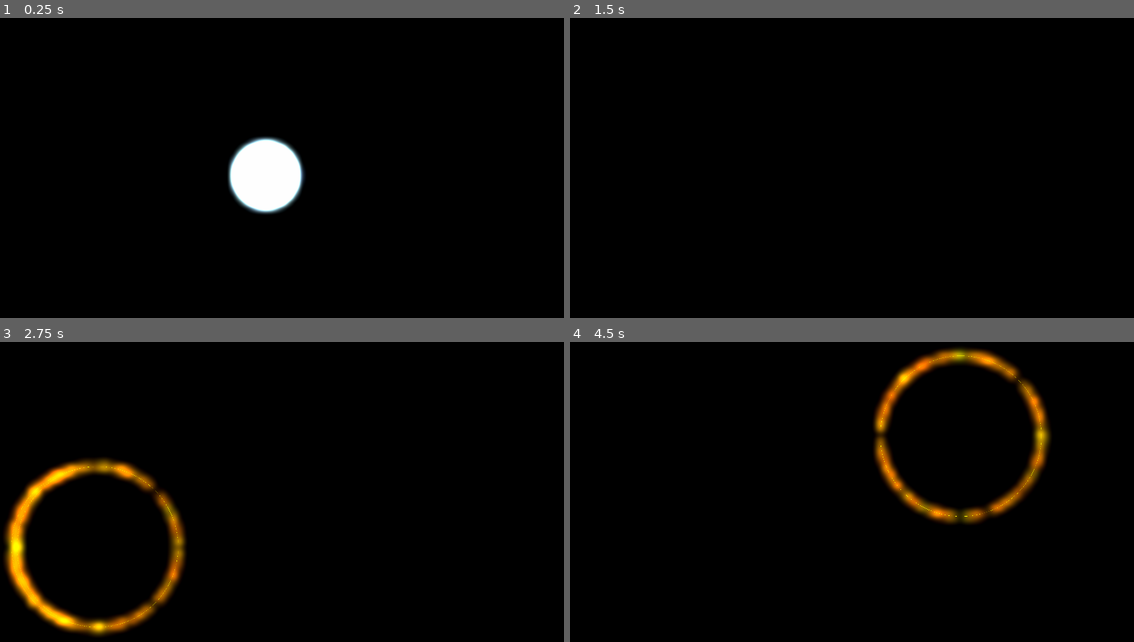
Above: before the commit, frames 1-4 (two rows, left to right).
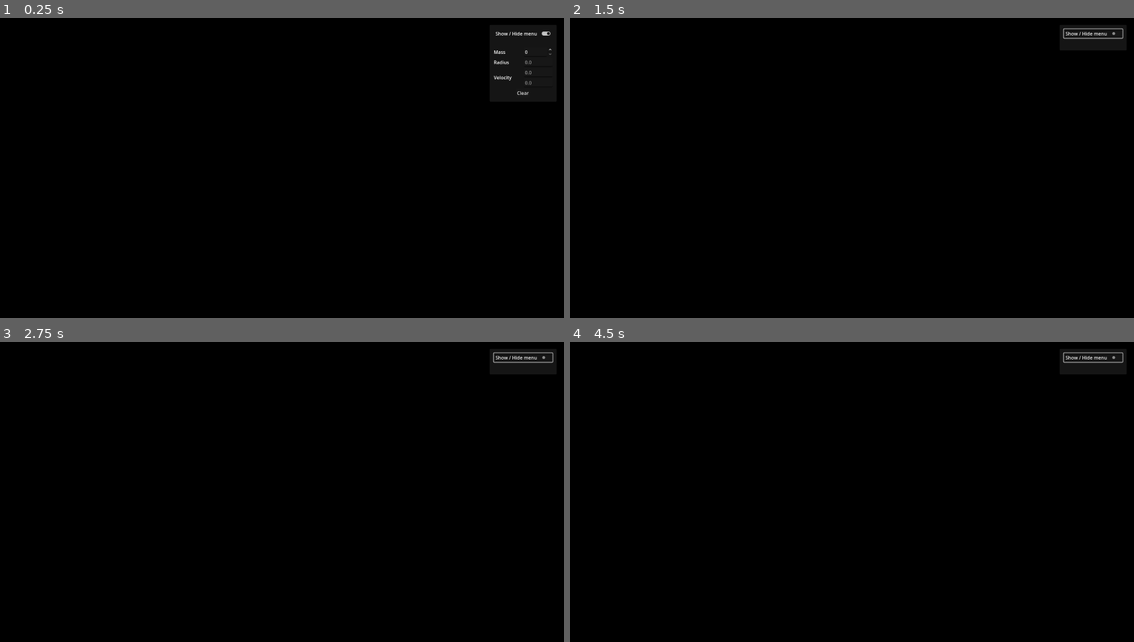
Above: after the commit, the same moments.

Repository: gurung-pawan/gravity
Game: Godot game, scene res://scenes/game.tscn
The game is run twice, just before and just after one commit, with the same random seed, the same clock (stepped at 60 frames per second) and the same inputs.
Inputs (mouse positions are in pixels of both pictures, inside the frame that each line leads up to):
- Up to frame 1 (0.25 s): no input
- Up to frame 2 (1.5 s): click (1094, 33) at 0.5 s, where only the run after the commit has a clickable "Show / Hide menu"; move the mouse to (976, 159) at 1.27 s; click (976, 159) at 1.42 s
- Up to frame 3 (2.75 s): drag from (169, 516) to (253, 564) at 2.02 s
- Up to frame 4 (4.5 s): move the mouse to (908, 429) at 2.77 s; click (908, 429) at 2.92 s; drag from (823, 564) to (682, 453) at 3.52 s; move the mouse to (1021, 546) at 4.27 s; click (1021, 546) at 4.42 s

The runs differ from the first frame. In frame 1, 3.1% of the frame differs, in the area x 40-98%, y 4-66%; in frame 2, 0.2%; in frame 3, 5.6%, in the area x 0-99%, y 3-99%; in frame 4, 5.0%.

Commit message:
Quality improvements

Diff:
--- a/backend/Physics.gd
+++ b/backend/Physics.gd
@@ -1,4 +1,6 @@
 class_name Physics
+
+
 
 static var G = SimConfig.G
 static var min_frag = SimConfig.MINIMUM_FRAGMENTATION
@@ -8,11 +10,15 @@
 static var minimum_radius = SimConfig.MINIMUM_RADIUS
 static var bh_density = SimConfig.BLACK_HOLE_COMPACTNESS_THRESHOLD
 
+
+
 static func rotate_vector(v: Vector2, t: float) -> Vector2:
 	return Vector2(
 		v.x * cos(t) - v.y * sin(t),
 		v.x * sin(t) + v.y * cos(t)
 	)
+
+
 
 static func get_random_sum_array(sum: float, length: int, minimum: float) -> Array:
 
@@ -37,17 +43,25 @@
 
 	return result
 
+
+
 static func get_momentum(body: Body) -> Vector2:
 	return body.mass * body.velocity
 
+
+
 static func get_gravitational_bind_energy(body: Body) -> float:
 	return G * (body.mass ** 2) / body.radius
+
+
 
 static func get_kinetic_energy(body_1: Body, body_2: Body) -> float:
 	var reduced_mass = (body_1.mass * body_2.mass) / (body_1.mass + body_2.mass)
 	var relative_velocity_sqr = (body_1.velocity - body_2.velocity).length_squared()
 
 	return 0.5 * reduced_mass * relative_velocity_sqr
+
+
 
 static func fragment_bodies(body_1: Body, body_2: Body):
 	var results = []
@@ -69,11 +83,11 @@
 
 	for i in amount_of_fragments:
 		var theta = randf_range(-PI, PI)
-		var velocity = rotate_vector(relative_velocity, theta) * randf_range(eps, 0.2)
+		var velocity = rotate_vector(relative_velocity, theta) * randf_range(eps, 0.05)
 
 		var r = pow(mass_allocation[i] / (PI * density), 0.5)
 		var offset = Vector2(r * cos(theta), r * sin(theta))
-		var position = collision_point + (r * offset)
+		var position = collision_point + offset
 
 		results.append({
 			"mass": mass_allocation[i],
@@ -83,6 +97,8 @@
 		})
 
 	return results
+
+
 
 static func merge_bodies(body_1: Body, body_2: Body):
 	var total_mass = body_1.mass + body_2.mass
--- a/backend/Sim.gd
+++ b/backend/Sim.gd
@@ -69,10 +69,13 @@
 		removed_id[data.ids[1]] = true
 
 static func update_step(delta: float):
-	var bodies_array: Array[Body] = bodies.values()
-	if bodies_array.size() >= 2:
-		update_gravity(delta, bodies_array)
-		update_collision(bodies_array)
+	if bodies.values().size() >= 2:
+		update_gravity(delta, bodies.values())
+		update_collision(bodies.values())
 	else:
-		for x in bodies_array:
+		for x in bodies.values():
 			x.update_motion_naturally(TIME_SCALE * delta)
+
+static func clear_bodies():
+	bodies.clear()
+	body_count = 0
--- a/backend/SimConfig.gd
+++ b/backend/SimConfig.gd
@@ -1,9 +1,9 @@
 class_name SimConfig
 
 static var G: float = 1000.0
-static var MERGE_CONSTANT: float = 1.0
+static var MERGE_CONSTANT: float = 3.0
 static var EPSILON: float = 0.01
-static var TIME_SCALE: float = 1
+static var TIME_SCALE: float = 0.5
 
 static var PLANET_COMPACTNESS_THRESHOLD: float = 0.01
 static var STAR_COMPACTNESS_THRESHOLD: float = 0.6
--- a/backend/systems/Collision.gd
+++ b/backend/systems/Collision.gd
@@ -36,8 +36,8 @@
 	var gbe_1 = Physics.get_gravitational_bind_energy(body_1)
 	var gbe_2 = Physics.get_gravitational_bind_energy(body_2)
 
-	var fragments_1: bool = kinetic_energy > gbe_1
-	var fragments_2: bool = kinetic_energy > gbe_2
+	var fragments_1: bool = kinetic_energy > gbe_1 * Q
+	var fragments_2: bool = kinetic_energy > gbe_2 * Q
 
 	if fragments_1 and fragments_2:
 		return CollisionType.FRAGMENT
--- a/frontend/UI/UI.gd
+++ b/frontend/UI/UI.gd
@@ -1 +1,22 @@
 extends Control
+
+var is_menu_visible: bool = true
+@onready var edit_container: VBoxContainer = $PanelContainer/MarginContainer/MenuContainer/EditContainer
+signal cleared
+
+@export var mass_edit: SpinBox
+@export var radius_edit: LineEdit
+@export var velX_edit: LineEdit
+@export var velY_edit: LineEdit
+
+func _ready() -> void:
+	mass_edit.get_line_edit().text_changed.connect(func(_t): mass_edit.apply())
+
+func _on_show_menu_toggled(toggled_on: bool) -> void:
+	self.is_menu_visible = toggled_on
+	if self.is_menu_visible: edit_container.show()
+	else: edit_container.hide()
+
+
+func _on_button_button_up() -> void:
+	cleared.emit()
--- a/frontend/UI/ui.tscn
+++ b/frontend/UI/ui.tscn
@@ -2,7 +2,7 @@
 
 [ext_resource type="Script" uid="uid://bbobsvin8vlky" path="res://frontend/UI/UI.gd" id="1_sktfw"]
 
-[node name="Ui" type="Control"]
+[node name="Ui" type="Control" node_paths=PackedStringArray("mass_edit", "radius_edit", "velX_edit", "velY_edit")]
 layout_mode = 3
 anchors_preset = 15
 anchor_right = 1.0
@@ -10,3 +10,111 @@
 grow_horizontal = 2
 grow_vertical = 2
 script = ExtResource("1_sktfw")
+mass_edit = NodePath("PanelContainer/MarginContainer/MenuContainer/EditContainer/MassContainer/MassEdit")
+radius_edit = NodePath("PanelContainer/MarginContainer/MenuContainer/EditContainer/RadiusContainer/RadiusEdit")
+velX_edit = NodePath("PanelContainer/MarginContainer/MenuContainer/EditContainer/VelocityContainer/VBoxContainer/VelocityXEdit")
+velY_edit = NodePath("PanelContainer/MarginContainer/MenuContainer/EditContainer/VelocityContainer/VBoxContainer/VelocityYEdit")
+
+[node name="PanelContainer" type="PanelContainer" parent="."]
+layout_mode = 1
+anchors_preset = 1
+anchor_left = 1.0
+anchor_right = 1.0
+offset_left = -253.0
+offset_top = 26.0
+offset_right = -25.0
+offset_bottom = 92.0
+grow_horizontal = 0
+
+[node name="Panel" type="Panel" parent="PanelContainer"]
+layout_mode = 2
+
+[node name="MarginContainer" type="MarginContainer" parent="PanelContainer"]
+layout_mode = 2
+theme_override_constants/margin_left = 14
+theme_override_constants/margin_top = 14
+theme_override_constants/margin_right = 14
+theme_override_constants/margin_bottom = 14
+
+[node name="MenuContainer" type="VBoxContainer" parent="PanelContainer/MarginContainer"]
+layout_mode = 2
+
+[node name="ShowMenu" type="CheckButton" parent="PanelContainer/MarginContainer/MenuContainer"]
+layout_mode = 2
+button_pressed = true
+text = "Show / Hide menu"
+
+[node name="Spacer1" type="Control" parent="PanelContainer/MarginContainer/MenuContainer"]
+custom_minimum_size = Vector2(0, 24)
+layout_mode = 2
+
+[node name="EditContainer" type="VBoxContainer" parent="PanelContainer/MarginContainer/MenuContainer"]
+layout_mode = 2
+
+[node name="MassContainer" type="HBoxContainer" parent="PanelContainer/MarginContainer/MenuContainer/EditContainer"]
+layout_mode = 2
+
+[node name="MassLabel" type="Label" parent="PanelContainer/MarginContainer/MenuContainer/EditContainer/MassContainer"]
+layout_mode = 2
+size_flags_horizontal = 3
+text = "Mass"
+
+[node name="MassEdit" type="SpinBox" parent="PanelContainer/MarginContainer/MenuContainer/EditContainer/MassContainer"]
+layout_mode = 2
+size_flags_horizontal = 3
+min_value = 0.001
+max_value = 10000000000.0
+value = 0.001
+rounded = true
+
+[node name="RadiusContainer" type="HBoxContainer" parent="PanelContainer/MarginContainer/MenuContainer/EditContainer"]
+layout_mode = 2
+
+[node name="RadiusLabel" type="Label" parent="PanelContainer/MarginContainer/MenuContainer/EditContainer/RadiusContainer"]
+layout_mode = 2
+size_flags_horizontal = 3
+text = "Radius"
+
+[node name="RadiusEdit" type="LineEdit" parent="PanelContainer/MarginContainer/MenuContainer/EditContainer/RadiusContainer"]
+layout_mode = 2
+size_flags_horizontal = 3
+placeholder_text = "0.0"
+max_length = 6
+keep_editing_on_text_submit = true
+
+[node name="VelocityContainer" type="HBoxContainer" parent="PanelContainer/MarginContainer/MenuContainer/EditContainer"]
+layout_mode = 2
+
+[node name="VelocityLabel" type="Label" parent="PanelContainer/MarginContainer/MenuContainer/EditContainer/VelocityContainer"]
+layout_mode = 2
+size_flags_horizontal = 3
+text = "Velocity"
+
+[node name="VBoxContainer" type="VBoxContainer" parent="PanelContainer/MarginContainer/MenuContainer/EditContainer/VelocityContainer"]
+layout_mode = 2
+size_flags_horizontal = 3
+
+[node name="VelocityXEdit" type="LineEdit" parent="PanelContainer/MarginContainer/MenuContainer/EditContainer/VelocityContainer/VBoxContainer"]
+layout_mode = 2
+size_flags_horizontal = 3
+placeholder_text = "0.0"
+max_length = 6
+keep_editing_on_text_submit = true
+
+[node name="VelocityYEdit" type="LineEdit" parent="PanelContainer/MarginContainer/MenuContainer/EditContainer/VelocityContainer/VBoxContainer"]
+layout_mode = 2
+size_flags_horizontal = 3
+placeholder_text = "0.0"
+max_length = 6
+keep_editing_on_text_submit = true
+
+[node name="ClearContainer" type="HBoxContainer" parent="PanelContainer/MarginContainer/MenuContainer/EditContainer"]
+layout_mode = 2
+size_flags_horizontal = 4
+
+[node name="Button" type="Button" parent="PanelContainer/MarginContainer/MenuContainer/EditContainer/ClearContainer"]
+layout_mode = 2
+text = "Clear"
+
+[connection signal="toggled" from="PanelContainer/MarginContainer/MenuContainer/ShowMenu" to="." method="_on_show_menu_toggled"]
+[connection signal="button_up" from="PanelContainer/MarginContainer/MenuContainer/EditContainer/ClearContainer/Button" to="." method="_on_button_button_up"]
--- a/frontend/body.gd
+++ b/frontend/body.gd
@@ -14,7 +14,7 @@
     var mat = ShaderMaterial.new()
     mat.shader = preload("res://frontend/shaders/star_shader.gdshader")
     mat.set_shader_parameter("glow_color", self.color)
-    mat.set_shader_parameter("glow_intensity", self.radius * 0.5)
+    mat.set_shader_parameter("glow_intensity", self.radius * 0.5 * log(self.mass))
     self.material = mat
 
 func get_random_planet_color() -> Color:
--- a/frontend/camera_manager.gd
+++ b/frontend/camera_manager.gd
@@ -1,6 +1,6 @@
 extends Node2D
 
-@export var min_zoom: float = 0.1
+@export var min_zoom: float = 0.001
 @export var max_zoom: float = 200.0
 @export var zoom_speed: float = 0.1
 @export var drag_speed: float = 1.0
--- a/frontend/game.gd
+++ b/frontend/game.gd
@@ -3,6 +3,7 @@
 var BodyScene = preload("res://scenes/body.tscn")
 
 @onready var bodies_node: Node = $BodiesNode
+@export var ui: Control
 
 var time_scale = SimConfig.TIME_SCALE
 
@@ -21,17 +22,10 @@
 			break
 	self.bodies.erase(_id)
 
-func _ready() -> void:
-	var id1 = Sim.make_body(4000000, 100, Vector2(0, 0), Vector2(0, 0))
-	var id3 = Sim.make_body(1500000, 100, Vector2(4000, 0), Vector2(0, 0))
-	var id2 = Sim.make_body(30000000, 100, Vector2(-4000, 0), Vector2(1000, 0))
-	add_body(Sim.get_body_by_id(id1))
-	add_body(Sim.get_body_by_id(id2))
-	add_body(Sim.get_body_by_id(id3))
-
 func _physics_process(delta: float) -> void:
 	Sim.update_step(self.time_scale * delta)
-	for id in self.bodies:
+
+	for id in self.bodies.keys():  # .keys() returns a copy
 		if id not in Sim.bodies:
 			remove_body_by_id(id)
 			continue
@@ -42,3 +36,20 @@
 			add_body(Sim.get_body_by_id(id))
 
 ### UI FUNCTIONS ###
+func _input(event: InputEvent) -> void:
+
+	var SCALED_MASS = 100_000
+	if event is InputEventMouseButton:
+		if event.button_index == MOUSE_BUTTON_RIGHT and event.pressed:
+			var n_position = get_global_mouse_position()
+			var n_mass = ui.mass_edit.value
+			var n_radius = ui.radius_edit.text.to_float()
+			var n_vel_x = ui.velX_edit.text.to_float()
+			var n_vel_y = ui.velY_edit.text.to_float()
+
+			var id = Sim.make_body(n_mass * SCALED_MASS, n_radius, n_position, Vector2(n_vel_x, n_vel_y))
+			add_body(Sim.get_body_by_id(id))
+
+
+func _on_ui_cleared() -> void:
+	Sim.clear_bodies()
--- a/scenes/game.tscn
+++ b/scenes/game.tscn
@@ -10,8 +10,9 @@
 glow_intensity = 1.0
 glow_blend_mode = 0
 
-[node name="Game" type="Node2D"]
+[node name="Game" type="Node2D" node_paths=PackedStringArray("ui")]
 script = ExtResource("1_uwrxv")
+ui = NodePath("CanvasLayer/Ui")
 
 [node name="CameraManager" parent="." instance=ExtResource("2_yqjtg")]
 
@@ -24,3 +25,5 @@
 
 [node name="Ui" parent="CanvasLayer" instance=ExtResource("3_lnu2h")]
 pivot_offset = Vector2(-484, 1276)
+
+[connection signal="cleared" from="CanvasLayer/Ui" to="." method="_on_ui_cleared"]
Binary file added: frontend/assets/move.png
Not shown, added: frontend/assets/move.png.import
Not shown, added: README.md
Not shown, added: images/banner.gif
